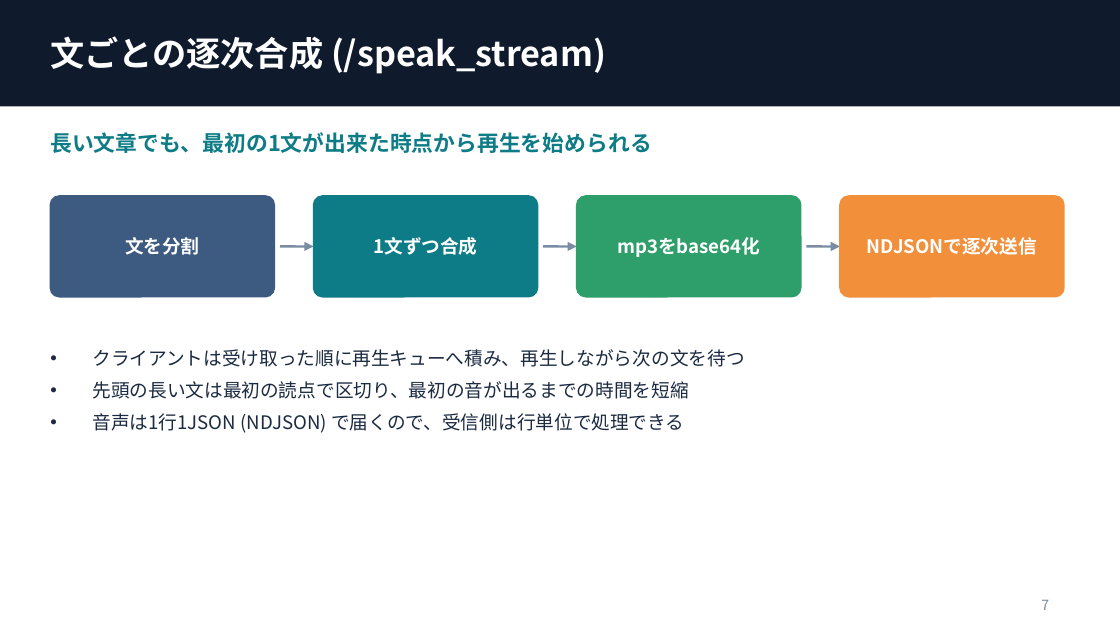
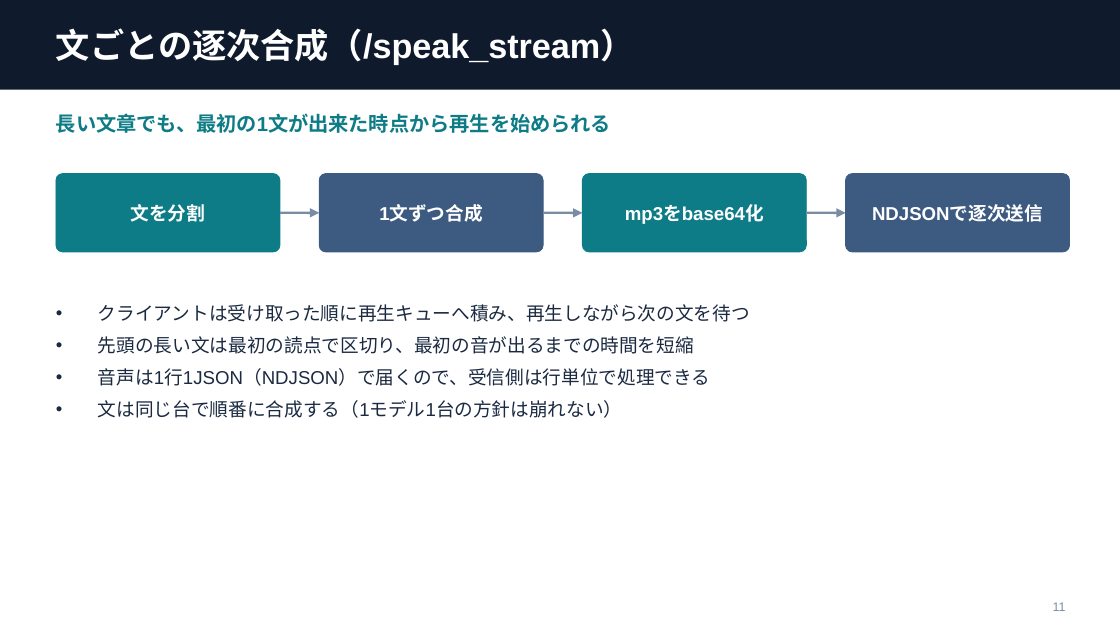
Before and after one commit to hit1023/hit-aivis-router, a slide deck: slide 11 of docs/aivis-router-architecture.pptx (slide 7 before the commit). Drawn at 1120x630 pixels with LibreOffice and Linux fonts; fonts in the diff are those of the drawing. Boxes give left, top, right and bottom in pixels: in the first picture for what was removed or moved away, otherwise in the second. Text is boxed around its words. In the diff, an @@ line names an element or a change of style, - is before the commit and + after.

```diff
--- a/docs/aivis-router-architecture.pptx
+++ b/docs/aivis-router-architecture.pptx
@@ rectangle resized from (x1=0, y1=0, x2=1120, y2=106) to (x1=0, y1=0, x2=1120, y2=90) @@
@@ text at (x1=56, y1=28, x2=635, y2=65): text changed; font Noto Sans CJK JP to Arial @@
-文ごとの逐次合成 (/speak_stream)
+文ごとの逐次合成（/speak_stream）
@@ text "長い文章でも、最初の1文が出来た時点から再生を始められる" moved from (x1=50, y1=132, x2=651, y2=153) to (x1=56, y1=113, x2=611, y2=133) @@
@@ text "長い文章でも、最初の1文が出来た時点から再生を始められる" at (x1=56, y1=113, x2=611, y2=133): size 14 to 13 pt, font Noto Sans CJK JP to Arial @@
@@ text "文を分割" moved from (x1=125, y1=237, x2=200, y2=255) to (x1=131, y1=204, x2=206, y2=222) @@
@@ rounded rectangle resized from (x1=50, y1=196, x2=274, y2=297) to (x1=56, y1=174, x2=280, y2=252) @@
@@ rounded rectangle at (x1=56, y1=174, x2=280, y2=252): fill #3D5A80 to #0E7C86; outline #3D5A80 1 pt to #0E7C86 0.5 pt; proportions changed @@
@@ text "1文ずつ合成" moved from (x1=373, y1=237, x2=477, y2=255) to (x1=379, y1=205, x2=483, y2=222) @@
@@ rounded rectangle resized from (x1=314, y1=196, x2=538, y2=297) to (x1=319, y1=174, x2=543, y2=252) @@
@@ rounded rectangle at (x1=319, y1=174, x2=543, y2=252): fill #0E7C86 to #3D5A80; outline #0E7C86 1 pt to #3D5A80 0.5 pt; proportions changed @@
@@ text "mp3をbase64化" moved from (x1=617, y1=237, x2=760, y2=257) to (x1=625, y1=205, x2=764, y2=224) @@
@@ rounded rectangle resized from (x1=577, y1=196, x2=801, y2=297) to (x1=582, y1=174, x2=806, y2=252) @@
@@ rounded rectangle at (x1=582, y1=174, x2=806, y2=252): fill #2E9E6B to #0E7C86; outline #2E9E6B 1 pt to #0E7C86 0.5 pt; proportions changed @@
@@ font Noto Sans CJK JP to Arial in 4 elements at (x1=131, y1=204, x2=206, y2=222), (x1=379, y1=205, x2=483, y2=222), (x1=625, y1=205, x2=764, y2=224), (x1=872, y1=205, x2=1043, y2=222) @@
@@ text "NDJSONで逐次送信" moved from (x1=867, y1=237, x2=1037, y2=255) to (x1=872, y1=205, x2=1043, y2=222) @@
@@ rounded rectangle resized from (x1=840, y1=196, x2=1064, y2=297) to (x1=846, y1=174, x2=1070, y2=252) @@
@@ rounded rectangle at (x1=846, y1=174, x2=1070, y2=252): fill #F28F3B to #3D5A80; outline #F28F3B 1 pt to #3D5A80 0.5 pt; proportions changed @@
@@ arrow moved from (280, 246) - (314, 246) to (280, 213) - (319, 213) @@
@@ arrow moved from (543, 246) - (577, 246) to (543, 213) - (582, 213) @@
@@ arrow moved from (806, 246) - (840, 246) to (806, 213) - (846, 213) @@
@@ text "クライアントは受け取った順に再生キューへ積み、再生しながら次の文を待つ" moved from (x1=92, y1=349, x2=745, y2=433) to (x1=98, y1=304, x2=750, y2=418) @@
@@ text at (x1=98, y1=304, x2=750, y2=354): font Noto Sans CJK JP to Arial in "クライアントは受け取った順に再生キューへ積み、再生しながら次の文を待つ", "先頭の長い文は最初の読点で区切り、最初の音が出るまでの時間を短縮" @@
@@ text at (x1=98, y1=368, x2=710, y2=418): text changed; font Noto Sans CJK JP to Arial @@
-• 音声は1行1JSON (NDJSON) で届くので、受信側は行単位で処理できる
+• 音声は1行1JSON（NDJSON）で届くので、受信側は行単位で処理できる
+• 文は同じ台で順番に合成する（1モデル1台の方針は崩れない）
@@ page number removed at (x1=1041, y1=600, x2=1049, y2=610) @@
-7
@@ page number added at (x1=1053, y1=602, x2=1066, y2=611), 8 pt, text #7A8CA3 @@
+11
```
Also in this commit, not shown: 10 other slides changed, 5 slides added, 1 slide removed, 1 other file.
